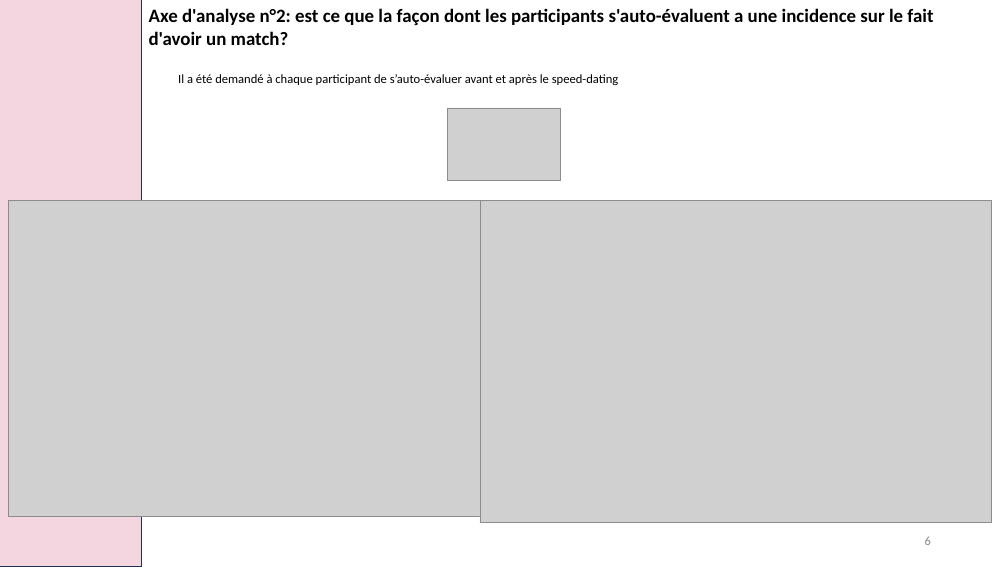
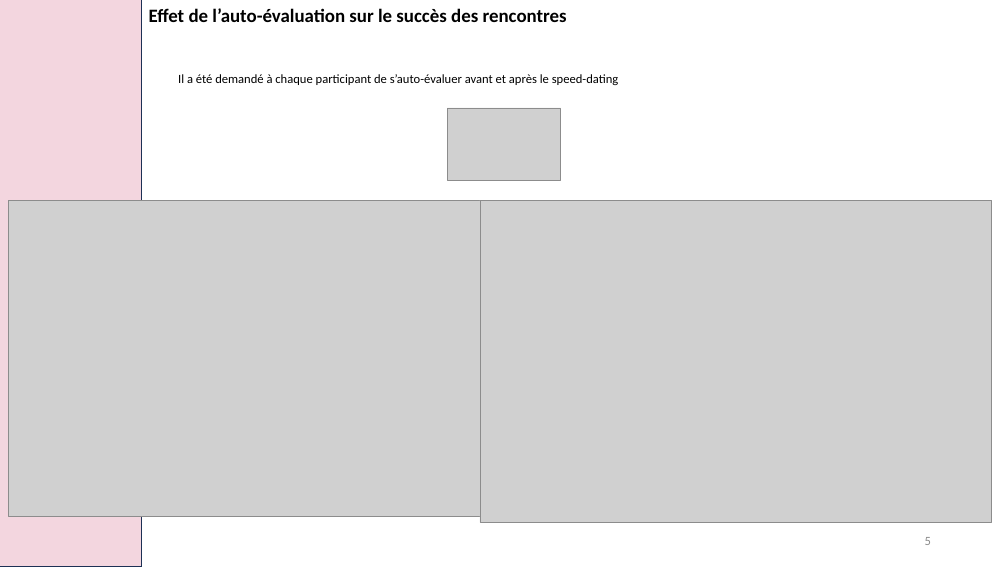
Before and after one commit to laura-lucchini/projet_speed_dating_bloc2_RNCP, a slide deck: slide 5 of speed_dating.pptx (slide 6 before the commit). Drawn at 1008x567 pixels with LibreOffice and Linux fonts; fonts in the diff are those of the drawing; grey boxes stand for pictures. Boxes give left, top, right and bottom in pixels: in the first picture for what was removed or moved away, otherwise in the second. Text is boxed around its words. In the diff, an @@ line names an element or a change of style, - is before the commit and + after.

```diff
--- a/speed_dating.pptx
+++ b/speed_dating.pptx
@@ text at [149,8,567,22]: text changed @@
-Axe d'analyse n°2: est ce que la façon dont les participants s'auto-évaluent a une incidence sur le fait d'avoir un match?
+Effet de l’auto-évaluation sur le succès des rencontres
```
Also in this commit, not shown: 5 other slides changed, 1 slide added, 3 slides removed, 3 other files.
